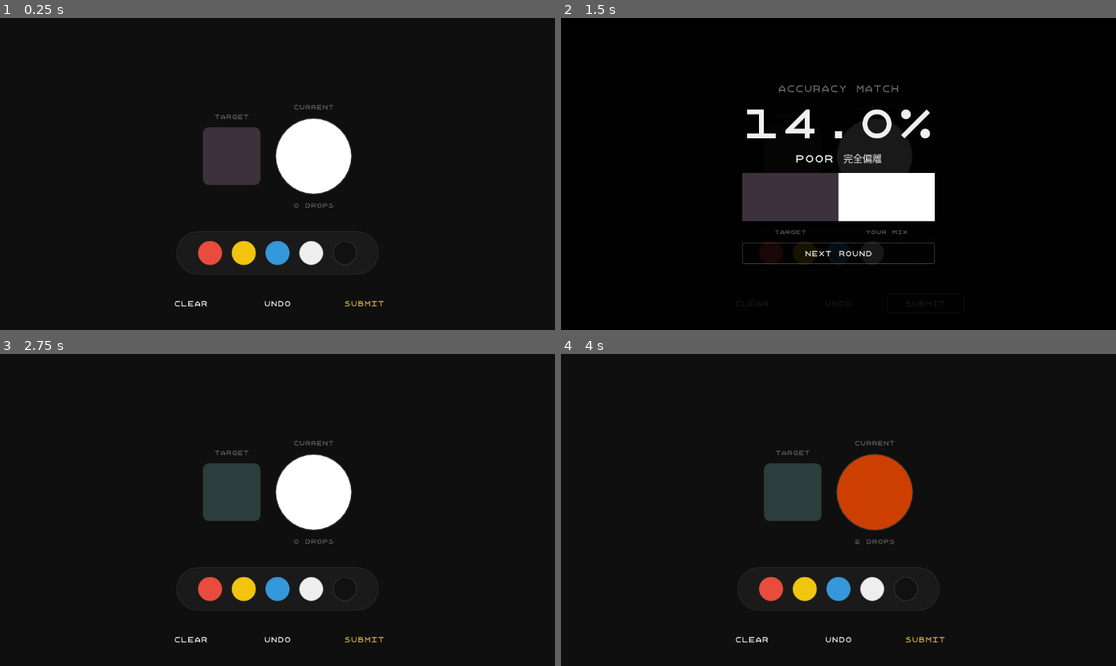
Above: before the commit, frames 1-4 (two rows, left to right).
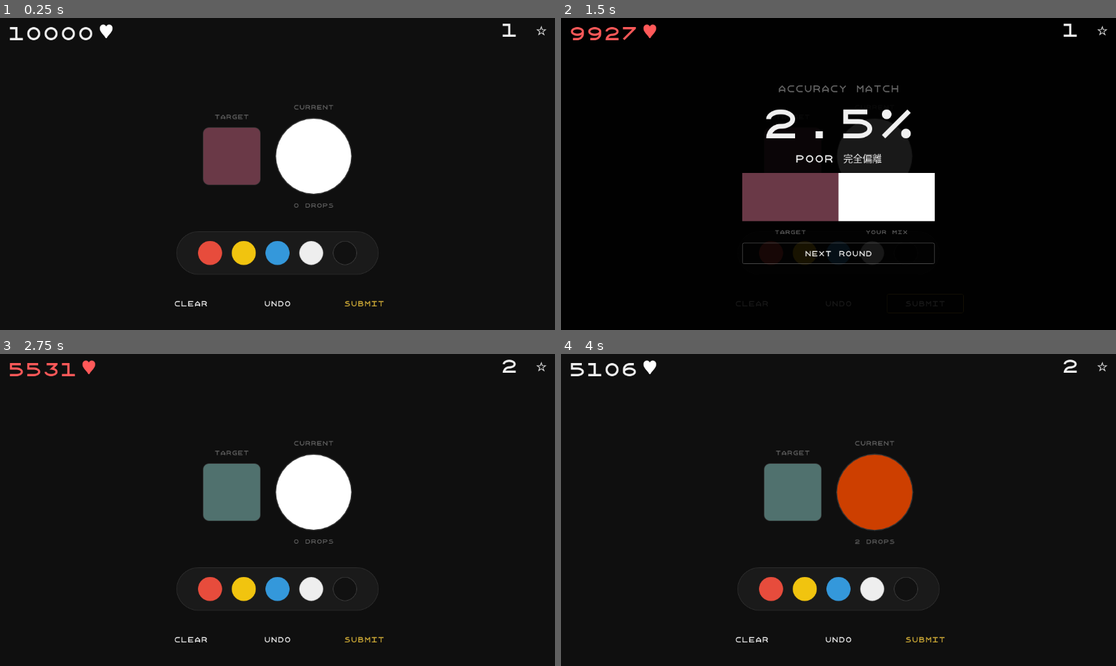
Above: after the commit, the same moments.

Repository: GINOBYGINO/coloma
Game: Godot game, scene res://scenes/Main.tscn
Same seed, same stepped clock (60 frames per second), same inputs: the game is played once before the commit and once after it.
Inputs (mouse positions are in pixels of both pictures, inside the frame that each line leads up to):
- Up to frame 1 (0.25 s): no input
- Up to frame 2 (1.5 s): click "Undo" at 0.5 s; click "Submit" at 1.25 s
- Up to frame 3 (2.75 s): click "NEXT ROUND" at 2 s
- Up to frame 4 (4 s): click (771, 588) at 2.75 s; click (805, 588) at 3.5 s

The runs differ from the first frame. In frame 1, 2.3% of the frame differs, in the area x 1-99%, y 1-54%; in frame 2, 4.4%, in the area x 1-99%, y 1-66%; in frame 3, 2.2%; in frame 4, 2.2%.

Commit message:
血量系統與關卡系統

Diff:
--- a/scenes/Main.tscn
+++ b/scenes/Main.tscn
@@ -115,6 +115,65 @@
 mouse_filter = 2
 color = Color(0.0588235, 0.0588235, 0.0588235, 1)
 
+[node name="HUD" type="HBoxContainer" parent="."]
+z_index = 15
+layout_mode = 1
+anchors_preset = 10
+anchor_right = 1.0
+offset_left = 16.0
+offset_right = -16.0
+offset_bottom = 52.0
+grow_horizontal = 2
+mouse_filter = 2
+theme_override_constants/separation = 0
+
+[node name="HPHBox" type="HBoxContainer" parent="HUD"]
+layout_mode = 2
+size_flags_horizontal = 0
+mouse_filter = 2
+theme_override_constants/separation = 8
+alignment = 1
+
+[node name="HPLabel" type="Label" parent="HUD/HPHBox"]
+unique_name_in_owner = true
+layout_mode = 2
+theme_override_colors/font_color = Color(0.941176, 0.941176, 0.941176, 1)
+theme_override_fonts/font = ExtResource("2_rvslj")
+theme_override_font_sizes/font_size = 36
+text = "10000"
+vertical_alignment = 1
+
+[node name="HeartIcon" type="Label" parent="HUD/HPHBox"]
+unique_name_in_owner = true
+layout_mode = 2
+theme_override_colors/font_color = Color(1, 1, 1, 1)
+theme_override_fonts/font = ExtResource("2_rvslj")
+theme_override_font_sizes/font_size = 40
+text = "♥"
+vertical_alignment = 1
+
+[node name="HUDSpacer" type="Control" parent="HUD"]
+layout_mode = 2
+size_flags_horizontal = 3
+mouse_filter = 2
+
+[node name="StageHBox" type="HBoxContainer" parent="HUD"]
+layout_mode = 2
+size_flags_horizontal = 0
+mouse_filter = 2
+theme_override_constants/separation = 6
+alignment = 2
+
+[node name="StageLabel" type="Label" parent="HUD/StageHBox"]
+unique_name_in_owner = true
+layout_mode = 2
+theme_override_colors/font_color = Color(0.941176, 0.941176, 0.941176, 1)
+theme_override_fonts/font = ExtResource("2_rvslj")
+theme_override_font_sizes/font_size = 36
+text = "1 ⭐"
+horizontal_alignment = 2
+vertical_alignment = 1
+
 [node name="HoldTimer" type="Timer" parent="."]
 wait_time = 0.2
 
@@ -357,6 +416,7 @@
 
 [node name="ResultModal" type="Control" parent="."]
 unique_name_in_owner = true
+visible = false
 z_index = 10
 layout_mode = 1
 anchors_preset = 15
@@ -389,6 +449,7 @@
 alignment = 1
 
 [node name="ResultTitle" type="Label" parent="ResultModal/ModalCenter/ModalVBox"]
+unique_name_in_owner = true
 layout_mode = 2
 theme_override_colors/font_color = Color(0.4, 0.4, 0.4, 1)
 theme_override_fonts/font = ExtResource("2_rvslj")
--- a/script/Main.gd
+++ b/script/Main.gd
@@ -1,6 +1,6 @@
 extends Control
 ## Colorma MVP — Godot 4 移植版
-## 單一腳本集中處理：減色混色、CIELAB ΔE 評分、長按連滴、Undo 懲罰、Tween 彈跳、結算 Split View。
+## 單一腳本集中處理：減色混色、CIELAB ΔE 評分、長按連滴、Tween 彈跳、結算 Split View。
 
 # region 常數與顏料設定
 ## HTML 原版：RYB 映射到虛擬 CMY 吸收空間（減色法直覺）
@@ -23,11 +23,21 @@
 
 ## 長按連滴間隔（秒）
 const HOLD_DROP_INTERVAL := 0.2
-## 每次 Undo 從精準度百分比扣點（百分點）
-const UNDO_PENALTY_PERCENT := 0.5
 
 ## D65 參考白（用於 XYZ→Lab）
 const REF_WHITE := Vector3(0.95047, 1.0, 1.08883)
+
+const HP_MAX := 10000
+const HP_INITIAL := 10000
+## 難度用顏料池（關卡越高可選越多色）
+const POOL_3_COLORS: Array[String] = ["R", "Y", "B"]
+const POOL_4_COLORS: Array[String] = ["R", "Y", "B", "W"]
+const POOL_5_COLORS: Array[String] = ["R", "Y", "B", "W", "K"]
+
+const HUD_HP_TEXT_NORMAL := Color(0.941176, 0.941176, 0.941176, 1)
+const HUD_HEART_NORMAL := Color(1, 1, 1, 1)
+const HUD_HP_DAMAGE := Color(1.0, 0.35, 0.35, 1)
+const HUD_HP_HEAL := Color(0.38, 0.96, 0.48, 1)
 
 # endregion
 
@@ -55,9 +65,20 @@
 @onready var _split_target: ColorRect = %SplitTargetColor
 @onready var _split_player: ColorRect = %SplitPlayerColor
 @onready var _btn_next: Button = %BtnNext
+@onready var _hp_label: Label = %HPLabel
+@onready var _heart_icon: Label = %HeartIcon
+@onready var _stage_label: Label = %StageLabel
+@onready var _result_title: Label = %ResultTitle
 # endregion
 
 ## 遊戲狀態
+var _hp: float = HP_INITIAL
+## 畫面上數字動畫用（與 _hp 同步至終點）
+var _hp_display: float = HP_INITIAL
+var _hp_tween: Tween
+var _stage: int = 1
+var _game_over: bool = false
+
 var _drops: Array[String] = []
 var _target_color: Color = Color.WHITE
 var _current_color: Color = Color.WHITE
@@ -92,6 +113,8 @@
 	_modal.visible = false
 	_modal.hide()
 
+	_update_hp_label_immediate()
+	_update_stage_label()
 	start_new_round()
 
 	# 等版面完成後，將調色盤縮放軸心置中（Tween 彈跳用）
@@ -101,6 +124,114 @@
 func _refresh_mix_pivot() -> void:
 	if _mix_swatch:
 		_mix_swatch.pivot_offset = _mix_swatch.size * 0.5
+
+
+## 每 5 關更新難度參數；第 11 關起滴數與扣血倍率隨關卡增加
+func _get_difficulty_profile(stage: int) -> Dictionary:
+	if stage <= 4:
+		return {
+			"min_drops": 2,
+			"max_drops": 4,
+			"pigment_pool": POOL_3_COLORS.duplicate(),
+			"damage_mult": 1.0,
+		}
+	if stage <= 10:
+		return {
+			"min_drops": 3,
+			"max_drops": 6,
+			"pigment_pool": POOL_4_COLORS.duplicate(),
+			"damage_mult": 1.2,
+		}
+	var block: int = int(floor((stage - 11) / 5.0))
+	var damage_mult: float = 1.2 + 0.15 * float(block + 1)
+	var max_drops: int = 6 + block * 2
+	var min_drops: int = 3 + block
+	min_drops = clampi(min_drops, 2, max_drops)
+	return {
+		"min_drops": min_drops,
+		"max_drops": max_drops,
+		"pigment_pool": POOL_5_COLORS.duplicate(),
+		"damage_mult": damage_mult,
+	}
+
+
+func _update_hp_label_immediate() -> void:
+	_hp_display = _hp
+	if _hp_label:
+		_hp_label.text = "%d" % int(round(_hp))
+	_reset_hud_health_colors()
+
+
+func _update_stage_label() -> void:
+	if _stage_label:
+		_stage_label.text = "%d ⭐" % _stage
+
+
+func _set_hud_health_colors(num: Color, heart: Color) -> void:
+	if _hp_label:
+		_hp_label.add_theme_color_override("font_color", num)
+	if _heart_icon:
+		_heart_icon.add_theme_color_override("font_color", heart)
+
+
+func _reset_hud_health_colors() -> void:
+	_set_hud_health_colors(HUD_HP_TEXT_NORMAL, HUD_HEART_NORMAL)
+
+
+## 扣血：紅色 + 數字快速下降；回血：綠色 + 較活潑曲線；結束恢復白字
+func _play_hp_change_animation(from_val: float, to_val: float, hp_delta: float) -> void:
+	to_val = clampf(to_val, 0.0, float(HP_MAX))
+	if _hp_tween and is_instance_valid(_hp_tween):
+		_hp_tween.kill()
+
+	if absf(hp_delta) < 0.0001:
+		_hp_display = to_val
+		_on_hp_display_step(to_val)
+		_reset_hud_health_colors()
+		return
+
+	var tw := create_tween()
+	_hp_tween = tw
+
+	if hp_delta < 0.0:
+		_set_hud_health_colors(HUD_HP_DAMAGE, HUD_HP_DAMAGE)
+		tw.tween_method(_on_hp_display_step, from_val, to_val, 1.5).set_trans(Tween.TRANS_QUAD).set_ease(
+			Tween.EASE_IN
+		)
+	else:
+		_set_hud_health_colors(HUD_HP_HEAL, HUD_HP_HEAL)
+		## 回血：快速上升、無彈跳
+		tw.tween_method(_on_hp_display_step, from_val, to_val, 0.28).set_trans(Tween.TRANS_QUAD).set_ease(
+			Tween.EASE_OUT
+		)
+
+	tw.tween_callback(_reset_hud_health_colors)
+
+
+func _on_hp_display_step(v: float) -> void:
+	_hp_display = clampf(v, 0.0, float(HP_MAX))
+	if _hp_label:
+		_hp_label.text = "%d" % int(round(_hp_display))
+
+
+## 依本局分數計算 HP 變化（回血不受 damage_mult；扣血會乘倍率）
+func _compute_hp_delta(final_score: float, damage_mult: float) -> float:
+	if final_score >= 99.5:
+		return 2000.0
+	if final_score >= 96.0:
+		return lerp(300.0, 1000.0, (final_score - 96.0) / 3.5)
+	## 90%～96%：少許回血（10～200）
+	if final_score >= 90.0:
+		return lerp(10.0, 200.0, (final_score - 90.0) / 6.0)
+	if final_score >= 88.0:
+		return -lerp(100.0, 500.0, (96.0 - final_score) / 8.0) * damage_mult
+	if final_score >= 60.0:
+		return -lerp(500.0, 2500.0, (88.0 - final_score) / 28.0) * damage_mult
+	return -lerp(2500.0, 5000.0, (60.0 - final_score) / 60.0) * damage_mult
+
+
+func game_over() -> void:
+	_game_over = true
 
 # endregion
 
@@ -215,7 +346,7 @@
 	if _drops.is_empty():
 		return
 	_drops.pop_back()
-	_undo_count += 0
+	_undo_count += 1
 	_update_mix_ui()
 
 # endregion
@@ -284,21 +415,23 @@
 ## 將 ΔE 映射到 0~100 的「基礎精準度」再扣 Undo
 func _accuracy_from_delta_e(de: float) -> float:
 	## 使用平滑曲線：ΔE 越小分數越高；係數可依手感微調
-	var base: float = clampf(100.0 * exp(-de / 40.0), 0.0, 100.0)
+	var base: float = clampf(100.0 * exp(-de / 20.0), 0.0, 100.0)
 	return base
 
 # endregion
 
 # region 目標色生成（與玩家使用同一套混色函式，確保可解）
 func _generate_target_color() -> void:
-	var pool: Array[String] = ["R", "Y", "B", "W", "K"]
-	var count: int = randi_range(2, 8)
+	var prof: Dictionary = _get_difficulty_profile(_stage)
+	var pool: Array[String] = prof["pigment_pool"]
+	var mn: int = int(prof["min_drops"])
+	var mx: int = int(prof["max_drops"])
+	var count: int = randi_range(mn, mx)
 	_secret_drops.clear()
 	for i in count:
 		_secret_drops.append(pool.pick_random())
 	_target_color = calculate_color_from_drops(_secret_drops)
 	_apply_panel_bg(_target_swatch, _target_color)
-	print("Target secret drops: ", _secret_drops)
 
 # endregion
 
@@ -309,27 +442,47 @@
 	var de: float = delta_e_76(lab_t, lab_c)
 
 	var base_score: float = _accuracy_from_delta_e(de)
-	var penalty: float = float(_undo_count) * UNDO_PENALTY_PERCENT
-	var final_score: float = clampf(base_score - penalty, 0.0, 100.0)
+	## Undo 不影響結算分數
+	var final_score: float = clampf(base_score, 0.0, 100.0)
+
+	var prof: Dictionary = _get_difficulty_profile(_stage)
+	var dmg_mult: float = float(prof["damage_mult"])
+	var hp_delta: float = _compute_hp_delta(final_score, dmg_mult)
+	var from_display: float = _hp_display
+	_hp = clampf(_hp + hp_delta, 0.0, float(HP_MAX))
+	_play_hp_change_animation(from_display, _hp, hp_delta)
+
+	var died: bool = _hp <= 0.0
+	if died:
+		game_over()
 
 	_score_label.text = "%.1f%%" % final_score
-	_feedback_label.text = _feedback_for_score(final_score)
 	_split_target.color = _target_color
 	_split_player.color = _current_color
 
-	## 高分用金色點綴（與 HTML accent 接近）
-	if final_score >= 90.0:
-		_score_label.add_theme_color_override("font_color", Color.html("#d4af37"))
+	if died:
+		_result_title.text = "GAME OVER"
+		_feedback_label.text = "生命值歸零"
+		_score_label.add_theme_color_override("font_color", Color.html("#ff5555"))
+		_btn_next.text = "重新開始"
 	else:
-		_score_label.add_theme_color_override("font_color", Color.html("#f0f0f0"))
+		_result_title.text = "ACCURACY MATCH"
+		_feedback_label.text = _feedback_for_score(final_score)
+		if final_score >= 90.0:
+			_score_label.add_theme_color_override("font_color", Color.html("#d4af37"))
+		else:
+			_score_label.add_theme_color_override("font_color", Color.html("#f0f0f0"))
+		_btn_next.text = "NEXT ROUND"
 
 	_modal.visible = true
 	_modal.show()
 
 
 func _feedback_for_score(s: float) -> String:
-	if s >= 98.0:
+	if s == 100.0:
 		return "FLAWLESS PERFECT 神乎其技"
+	if s >= 96.0:
+		return "PERFECT 完美"
 	if s >= 90.0:
 		return "EXCELLENT 優秀"
 	if s >= 80.0:
@@ -348,7 +501,22 @@
 	_update_mix_ui()
 
 
+func _full_restart() -> void:
+	_game_over = false
+	_stage = 1
+	_hp = float(HP_INITIAL)
+	_undo_count = 0
+	_update_hp_label_immediate()
+	_update_stage_label()
+	start_new_round()
+
+
 func _on_next_round_pressed() -> void:
+	if _game_over:
+		_full_restart()
+		return
+	_stage += 1
+	_update_stage_label()
 	start_new_round()
 
 # endregion
Not shown, changed: .gitignore
